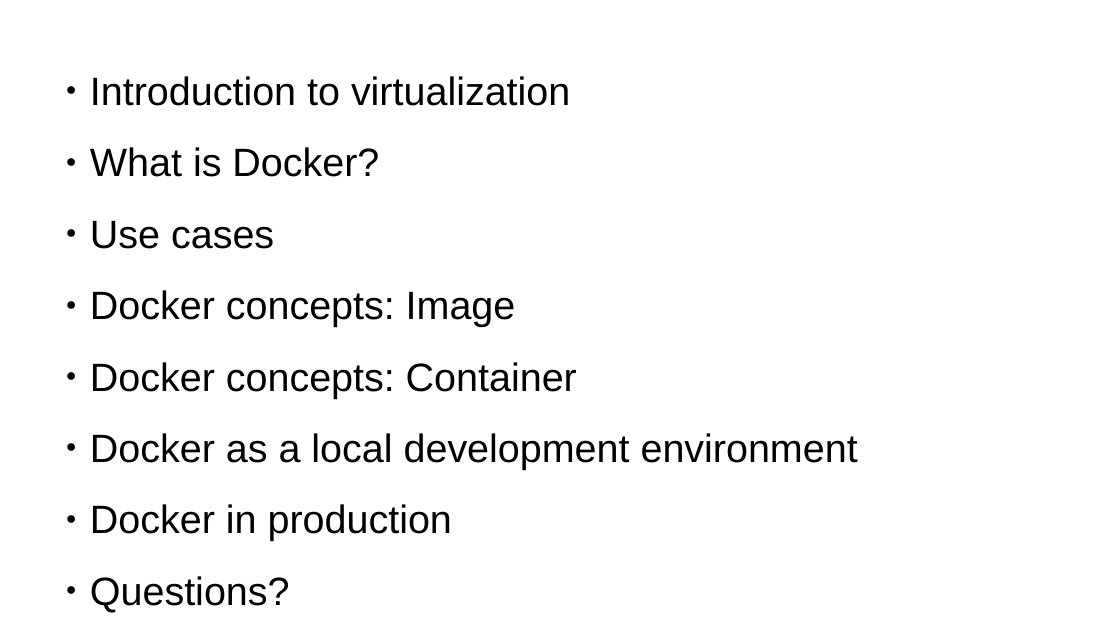
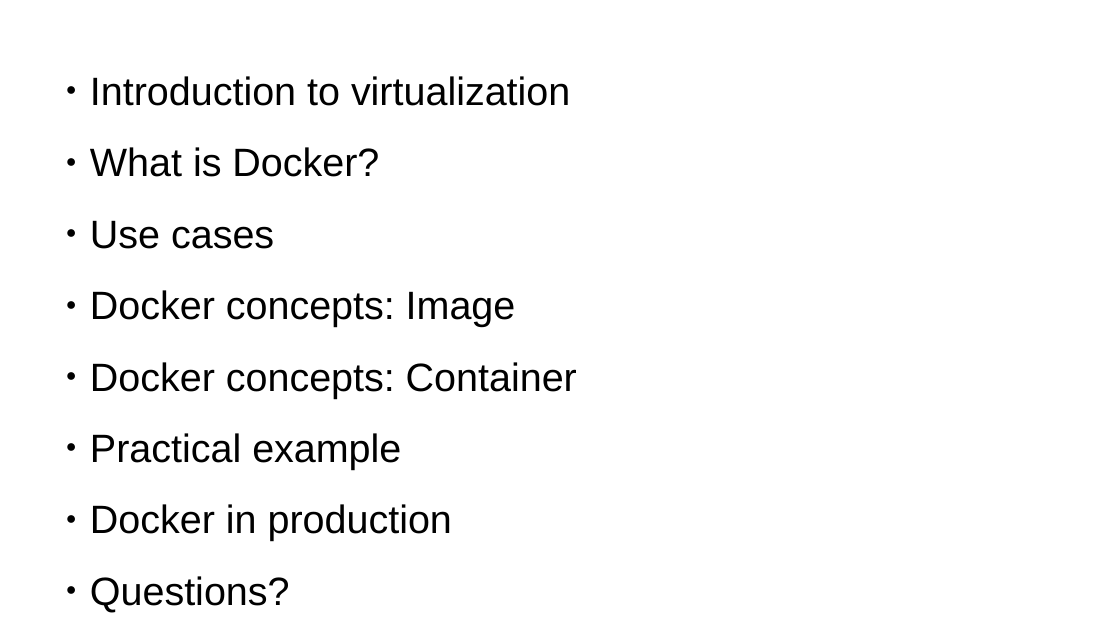
Before and after one commit to vladbalmos/docker-presentation, a slide deck: slide 2 of docker.odp. Drawn at 1120x630 pixels with LibreOffice and Linux fonts; fonts in the diff are those of the drawing. Boxes give left, top, right and bottom in pixels: in the first picture for what was removed or moved away, otherwise in the second. Text is boxed around its words. In the diff, an @@ line names an element or a change of style, - is before the commit and + after.

Commit message:
More slides and start work on wordpress practical example

```diff
--- a/docker.odp
+++ b/docker.odp
@@ text at [90,433,401,470]: text changed @@
-● Docker as a local development environment
+● Practical example
```
Also in this commit, not shown: 4 slides added, 1 slide removed, 3 other files.
